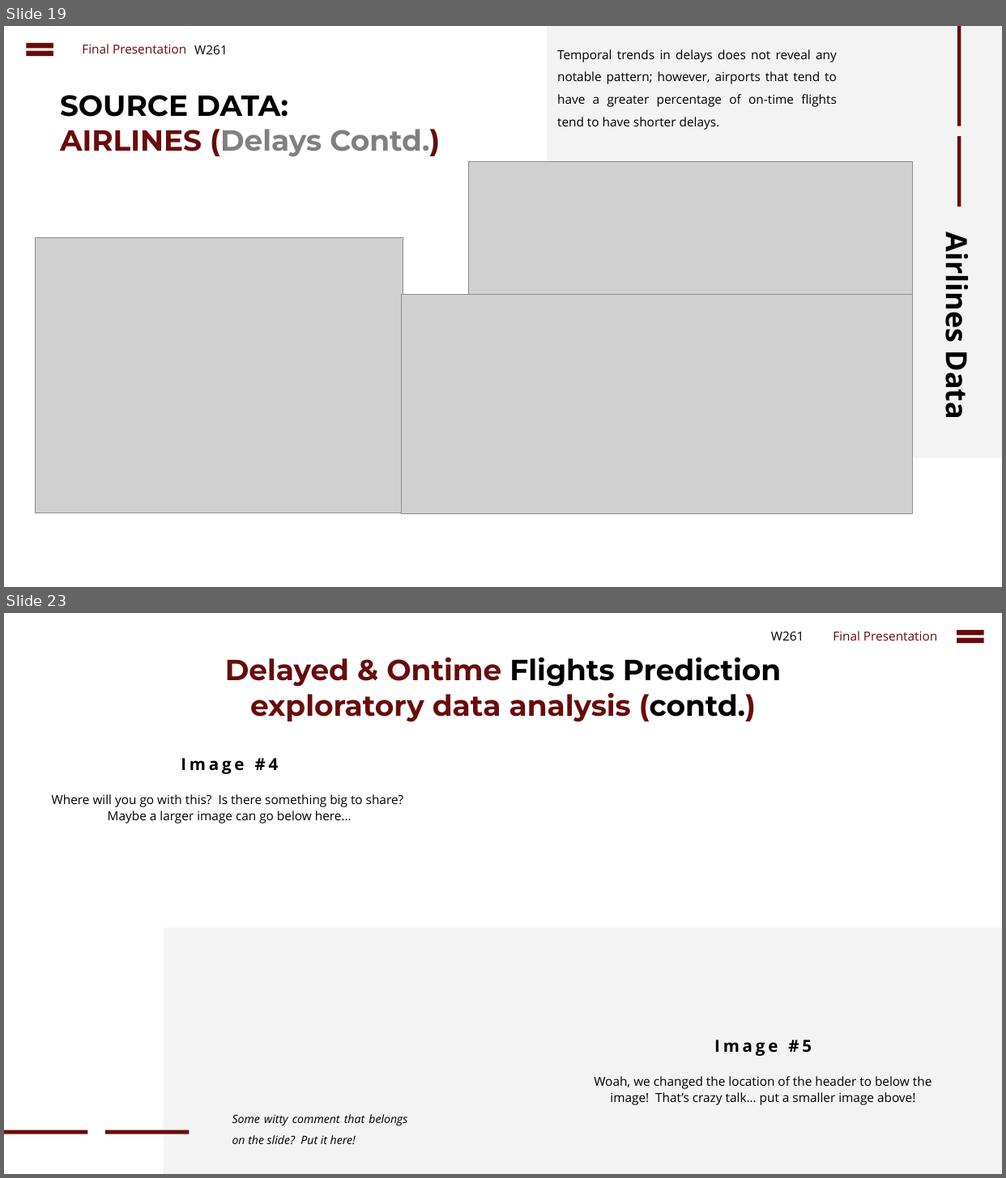
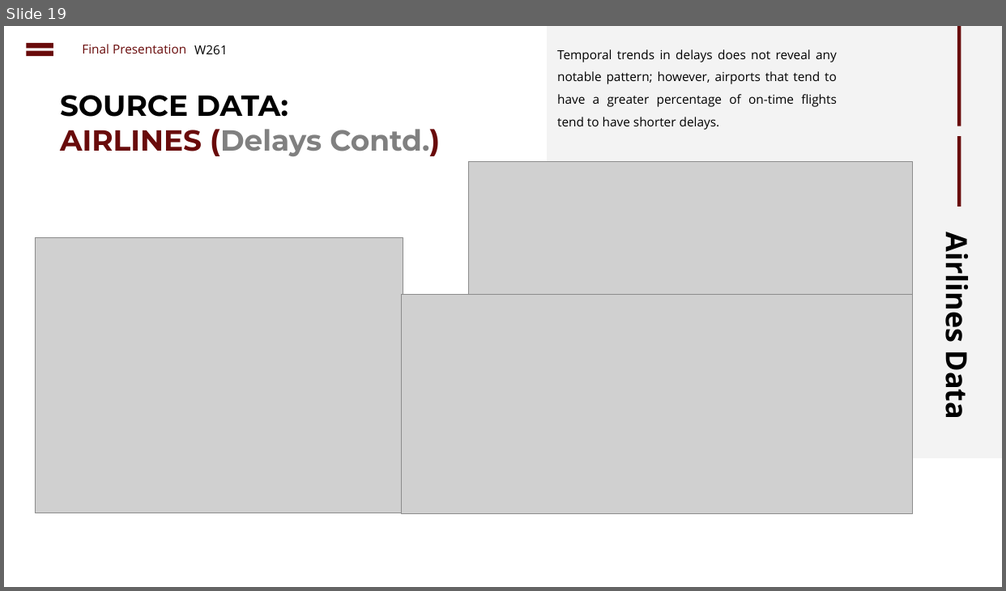
Before and after one commit to cbenge509/flightsontime, a slide deck: presentation/Delayed Flights Prediction - Final.pptx. Shown one above the other, each under a label of ours: slides 19 and 23 before the commit, slide 19 after it; the slides between them are not shown. The pictures are 1006x1178 and 1006x591 pixels, drawn with LibreOffice and Linux fonts; fonts in the diff are those of the drawing; grey boxes stand for pictures. Boxes give left, top, right and bottom in pixels: in the first picture for what was removed or moved away, otherwise in the second. Text is boxed around its words. In the diff, an @@ line names an element or a change of style, - is before the commit and + after.

```diff
--- a/presentation/Delayed Flights Prediction - Final.pptx
+++ b/presentation/Delayed Flights Prediction - Final.pptx
@@ slide 23 removed at [4, 613, 1002, 1174], background #FFFFFF @@
@@ text removed at [771, 632, 804, 641] @@
-W261
@@ text removed at [833, 631, 937, 641] @@
-Final Presentation
@@ math equal removed at [952, 625, 988, 648] @@
@@ text removed at [225, 657, 782, 722] @@
-Delayed & Ontime Flights Prediction
-exploratory data analysis (contd.)
@@ text removed at [181, 758, 279, 774] @@
-Image #4
@@ text removed at [52, 794, 404, 824] @@
-Where will you go with this? Is there something big to share? Maybe a larger image can go below here…
@@ rectangle removed at [164, 928, 1002, 1174] @@
@@ text removed at [714, 1040, 812, 1056] @@
-Image #5
@@ text removed at [594, 1076, 931, 1105] @@
-Woah, we changed the location of the header to below the image! That’s crazy talk… put a smaller image above!
@@ text removed at [232, 1114, 407, 1144] @@
-Some witty comment that belongs on the slide? Put it here!
@@ rectangle removed at [4, 1131, 88, 1135] @@
@@ rectangle removed at [106, 1131, 189, 1135] @@
```
Also in this commit, not shown: 1 slide changed, 5 slides added, 6 other slides removed.
